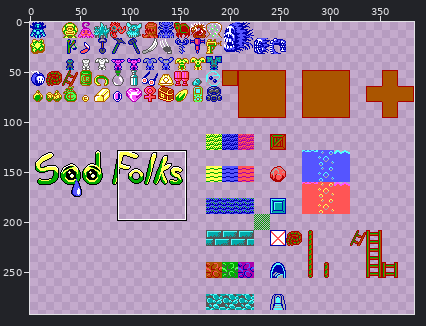
File history of a sprite sheet, res/16x16.png. The picture above shows the old version from afar; the outline marks the close-up.
Close-up. As it was:
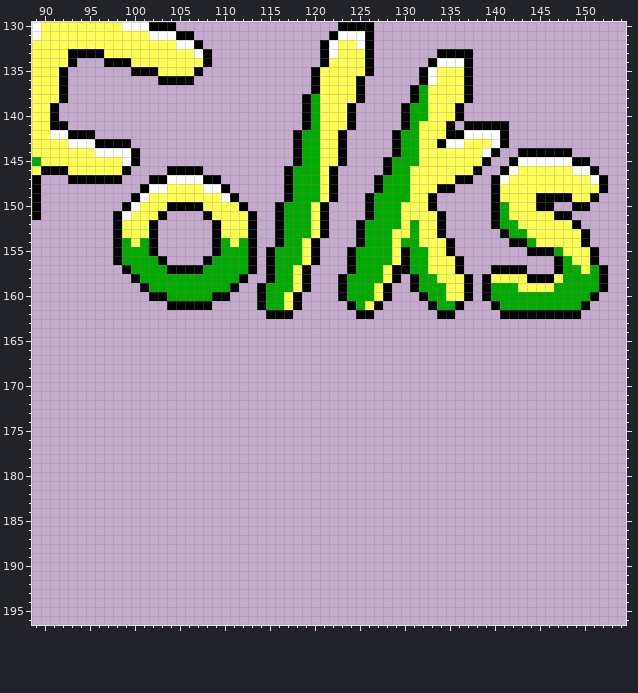
The file is 384x304 pixels. Shown: x 89..154, y 130..196. The wide view leaves out empty margins. The commit also changed other parts of the picture, which this record leaves out.
And afterwards:
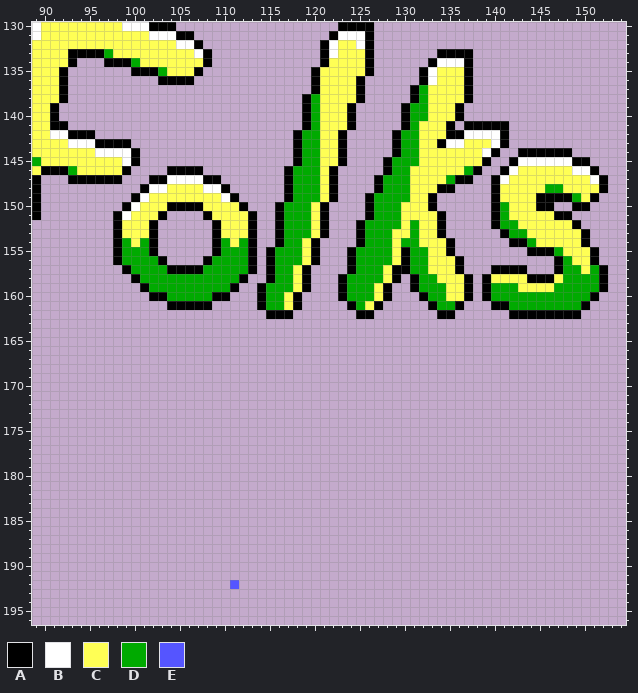
Palette (. is transparent): A #000000  B #ffffff  C #ffff55  D #00aa00  E #5555ff
The edit:
@@ x 95..105 @@
 132 CCCCCCCCCCB
-133 AACCCCCCCCC
-134 ..AAACCCCCC
-135 .....AAACCC
+133 AADCCCCCCCC
+134 ..AAADCCCCC
+135 .....AAADCC
 136 ........AAA
@@ x 89..154 @@
 145 DCCCCCCCCCBA.................ADDCCA....ADDDCCCCCCCA..ABBBBBBAA....
-146 CAAACCCCCCA....AAAA.........ADDDCA.....ADDCCCCCCCA..ABCCCCCCBBA...
-147 A...AAAAAA...AABBBBAA.......ADDDCA....ADDDCCCCCAA..ABCCCCCCCCCBA..
-148 A...........ABBCCCCBBA......ADDDCA....ADDDCCCAA....ACCCCCCCCCCCA..
-149 A..........ABCCCCCCCCBA.....ADDDCA...ADDDDCCA......ACCCCAAAACCA...
+146 CAAADCCCCCA....AAAA.........ADDDCA.....ADDCCCCCCDA..ABCCCCCCBBA...
+147 A...AAAAAA...AABBBBAA.......ADDDCA....ADDDCCCCDAA..ABCCCCCCCCCBA..
+148 A...........ABBCCCCBBA......ADDDCA....ADDDCCCAA....ACCCCCDDCCCCA..
+149 A..........ABCCCCCCCCBA.....ADDDCA...ADDDDCCA......ACCCCAAAADCA...
 150 A.........ABCCCAAAACCCCA...ADDDCA....ADDDCCCA......ADCCCAA..AA....
@@ x 139..143 @@
 160 ADDDD
-161 .ADDD
-162 ..AAA
+161 .AADD
+162 ...AA
 163 .....
@@ x 109..113 @@
 191 .....
-192 .....
+192 ..E..
 193 .....
Pixel boxes of the changes (left, top, right, bottom) in both close-ups:
changed: (104, 49, 167, 76)
changed: (68, 166, 77, 175)
changed: (446, 166, 473, 184)
changed: (545, 184, 581, 202)
changed: (500, 301, 509, 319)
added: (230, 580, 239, 589)
